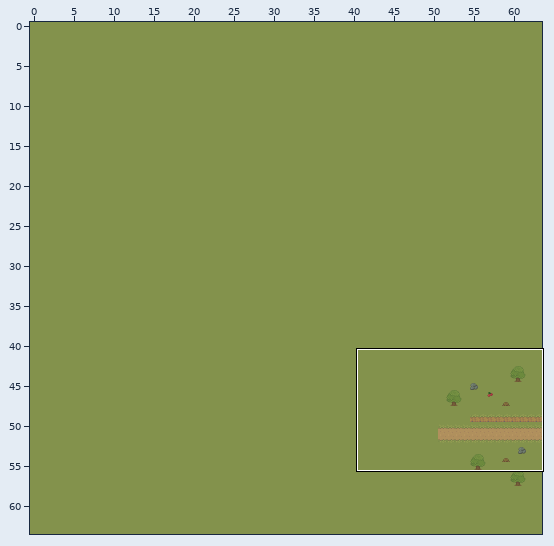
Tiled map, stored at assets/warpMap.tmx. Above: a wide view before the commit, with the close-up outlined.
Close-up. Before the edit:
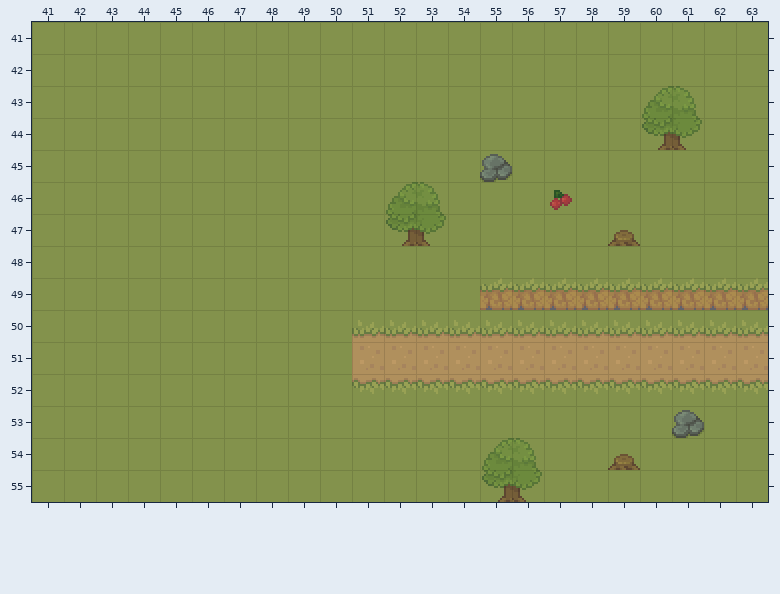
Cells are 16x16 px. Shown: x 41..63, y 41..55.
Once edited:
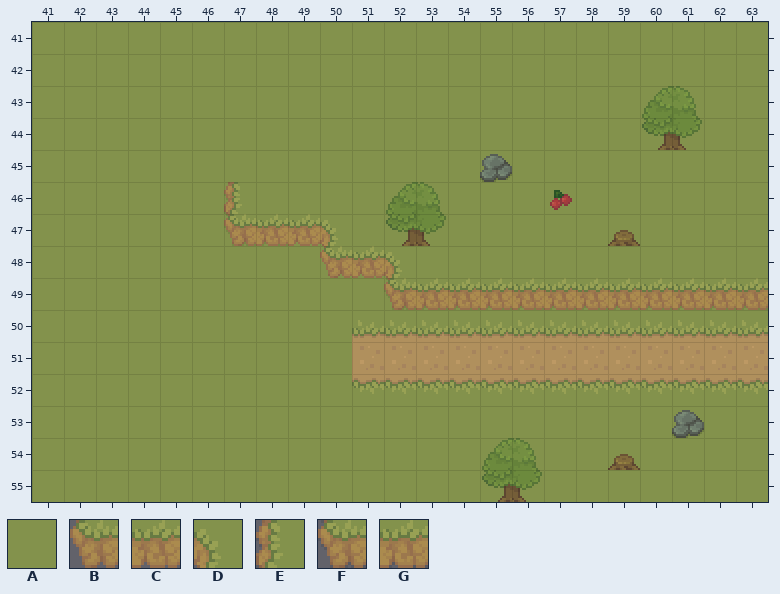
Key: from "cozyFarm": A 55, B 918, C 919, D 976, E 1026, F 1080, G 1081.
_ is an empty cell.
Tiles of an added or newly shown layer are drawn over the layers below it.
Changes in this commit:
Layer "Ground":
y 49: x 55..63 CCCCCCCCC -> AAAAAAAAA
Layer "Cliffs" (added):
y 46: x 47 _ -> E
y 47: x 47..50 ____ -> FGCD
y 48: x 50..52 ___ -> BCD
y 49: x 52..63 ____________ -> FGGGGGGGGGGG
